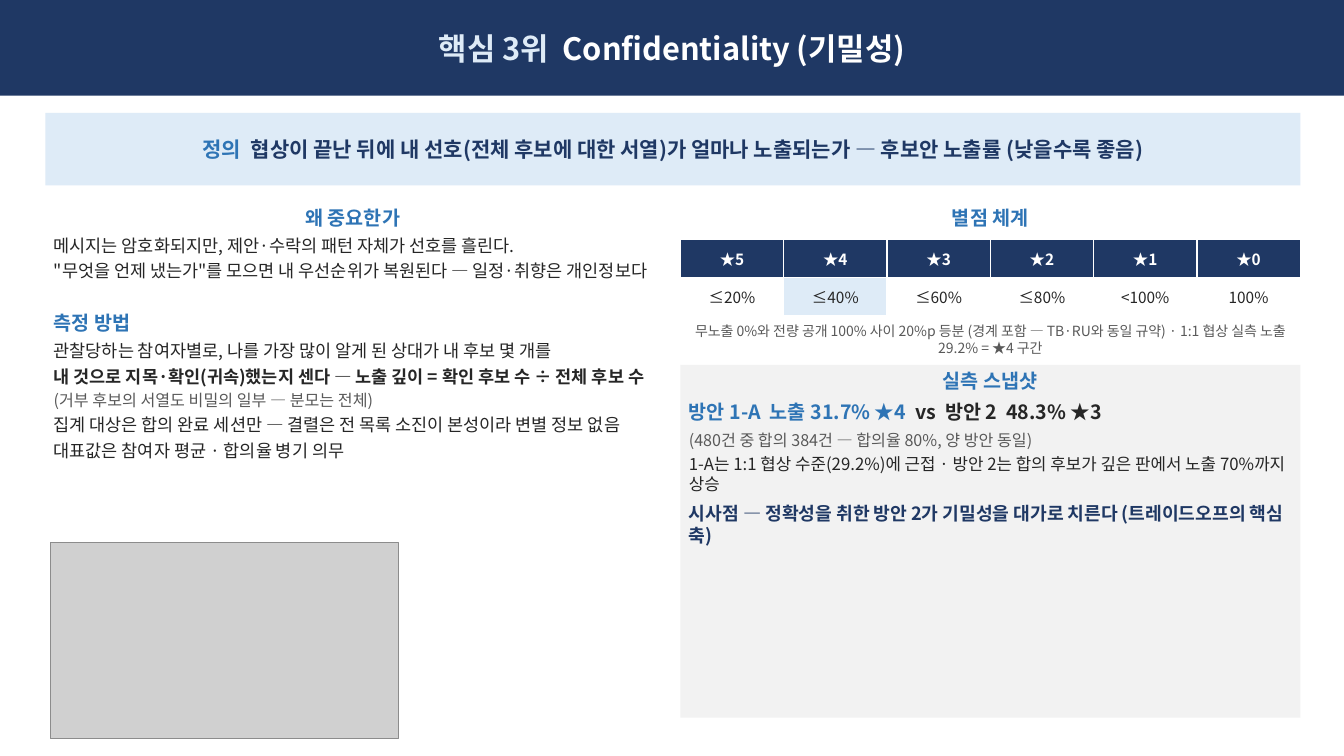
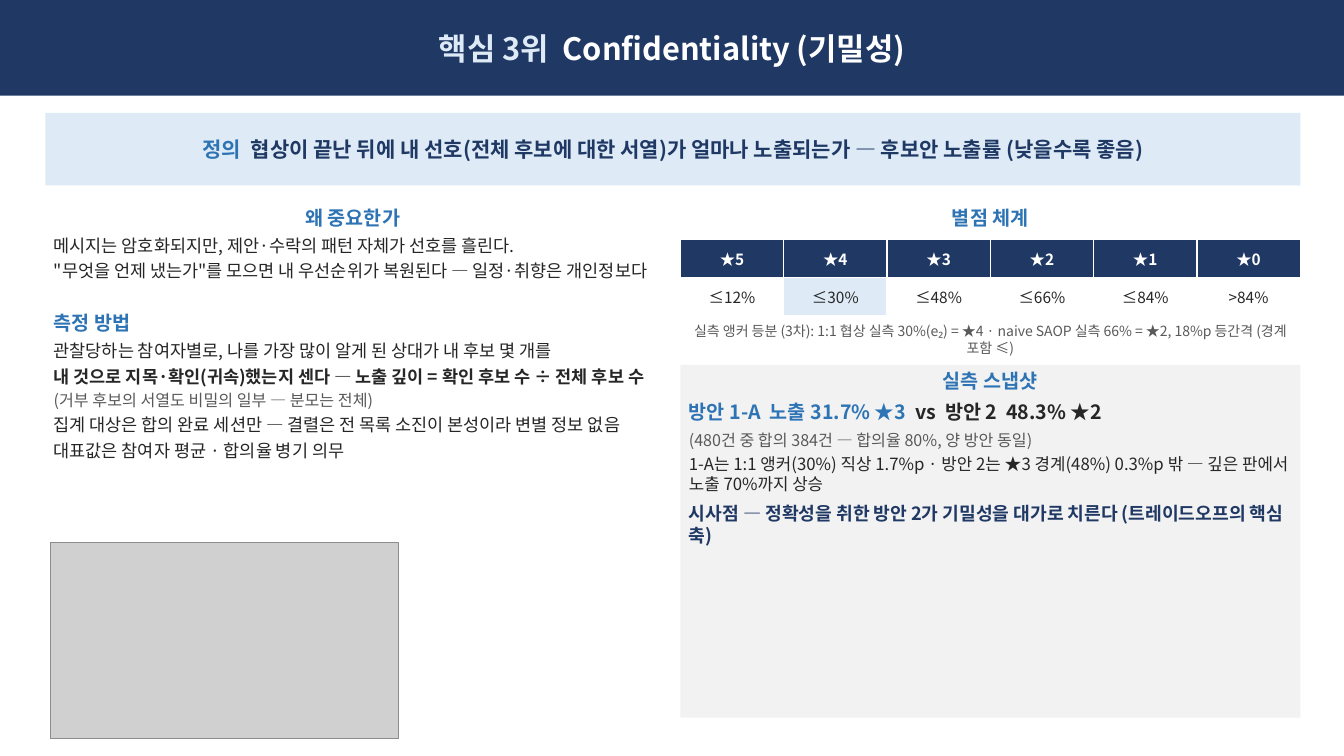
Before and after one commit to Sunwoo-Nam/architect-teamproject, a slide deck: slide 5 of docs/changbae/61-핵심QA-5종-임원-브리핑.pptx. Drawn at 1344x756 pixels with LibreOffice and Linux fonts; fonts in the diff are those of the drawing; grey boxes stand for pictures. Boxes give left, top, right and bottom in pixels: in the first picture for what was removed or moved away, otherwise in the second. Text is boxed around its words. In the diff, an @@ line names an element or a change of style, - is before the commit and + after.

```diff
--- a/docs/changbae/61-핵심QA-5종-임원-브리핑.pptx
+++ b/docs/changbae/61-핵심QA-5종-임원-브리핑.pptx
@@ table at bbox=[681, 240, 1298, 316] @@
-row 2: ≤20% | ≤40% | ≤60% | ≤80% | <100% | 100%
+row 2: ≤12% | ≤30% | ≤48% | ≤66% | ≤84% | >84%
@@ text at bbox=[694, 324, 1286, 354]: text changed @@
-무노출 0%와 전량 공개 100% 사이 20%p 등분 (경계 포함 — TB·RU와 동일 규약) · 1:1 협상 실측 노출 29.2% = ★4 구간
+실측 앵커 등분 (3차): 1:1 협상 실측 30%(e₂) = ★4 · naive SAOP 실측 66% = ★2, 18%p 등간격 (경계 포함 ≤)
@@ text in rectangle at bbox=[689, 402, 1102, 421]: text changed @@
-방안 1-A 노출 31.7% ★4 vs 방안 2 48.3% ★3
+방안 1-A 노출 31.7% ★3 vs 방안 2 48.3% ★2
@@ text in rectangle at bbox=[689, 456, 1288, 492]: text changed @@
-1-A는 1:1 협상 수준(29.2%)에 근접 · 방안 2는 합의 후보가 깊은 판에서 노출 70%까지 상승
+1-A는 1:1 앵커(30%) 직상 1.7%p · 방안 2는 ★3 경계(48%) 0.3%p 밖 — 깊은 판에서 노출 70%까지 상승
```
Also in this commit, not shown: 2 other slides changed, 10 other files.
